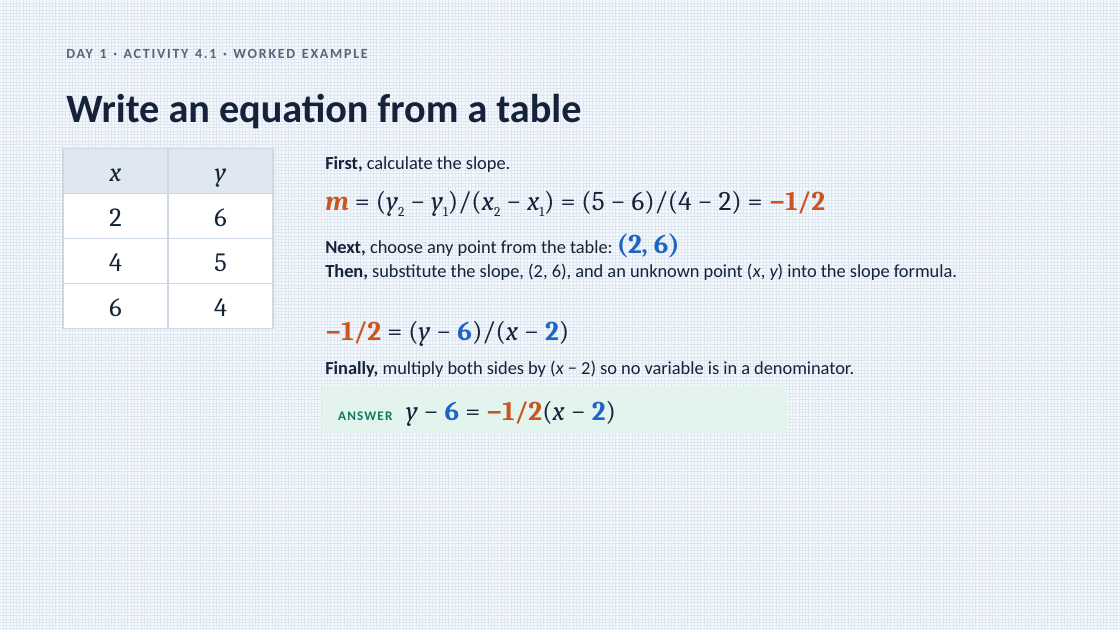
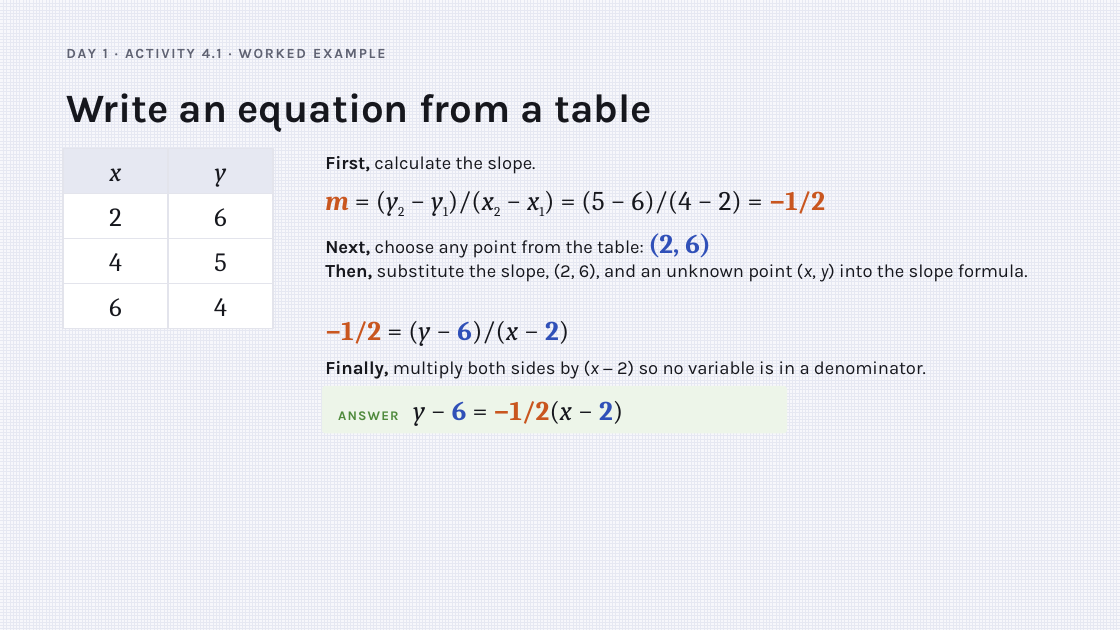
Before and after one commit to Apolloat2022/Algebra1M2U1L4, a slide deck: slide 9 of point-slope-form-lesson4.pptx. Drawn at 1120x630 pixels with LibreOffice and Linux fonts; fonts in the diff are those of the drawing. Boxes give left, top, right and bottom in pixels: in the first picture for what was removed or moved away, otherwise in the second. Text is boxed around its words. In the diff, an @@ line names an element or a change of style, - is before the commit and + after.

```diff
--- a/point-slope-form-lesson4.pptx
+++ b/point-slope-form-lesson4.pptx
@@ background pattern #DFE7F1 on #F5F8FC to pattern #E6E8F2 on #F7F7FB @@
@@ text "DAY 1 · ACTIVITY 4.1 ..." at <box>103,49,222,58</box>: font Calibri to Karla, text colour #56647D to #5F6272 @@
@@ rectangle "x" at <box>63,149,168,194</box>: text colour #16223A to #16171D; fill #DFE7F1 to #E6E8F2; outline #CDD8E6 1 pt to #E3E4EC 1 pt @@
@@ rectangle "y" at <box>168,149,273,194</box>: text colour #16223A to #16171D; fill #DFE7F1 to #E6E8F2; outline #CDD8E6 1 pt to #E3E4EC 1 pt @@
@@ text "m = (y2 − y1)/(x2 ..." at <box>325,191,825,214</box>: text colour #16223A to #16171D in "= (y2 − y1)/(x2 − x1) = ..." @@
@@ text "Next, choose any point from ..." at <box>325,233,711,258</box>: font Calibri to Karla, text colour #16223A to #16171D in "Next, choose any point from the table:"; text colour #1D64C4 to #3050B8 in "(2, 6)" @@
@@ text colour #16223A to #16171D; outline #CDD8E6 1 pt to #E3E4EC 1 pt in 6 elements at <box>63,194,168,239</box>, <box>168,194,273,239</box>, <box>63,239,168,284</box>, <box>168,239,273,284</box>, <box>63,284,168,329</box>, <box>168,284,273,329</box> @@
@@ text "−1/2 = (y − 6)/(x ..." at <box>325,321,569,346</box>: text colour #16223A to #16171D in "= (y − 6)/(x − 2)"; text colour #1D64C4 to #3050B8 in "6)/(x 2)" @@
@@ font Calibri to Karla, text colour #16223A to #16171D in 4 elements at <box>66,93,652,132</box>, <box>325,156,535,174</box>, <box>325,264,1028,282</box>, <box>325,360,926,379</box> @@
@@ rounded rectangle "ANSWER y − 6 = ..." at <box>322,386,787,434</box>: font Calibri to Karla, text colour #0D7A63 to #4F8A3C in "ANSWER"; text colour #16223A to #16171D in "y − = −1/2(x − 2)"; text colour #1D64C4 to #3050B8 in "6 2)"; fill #E3F4EF to #EDF5E9 @@
```
Also in this commit, not shown: 30 other slides changed, 2 other files.
